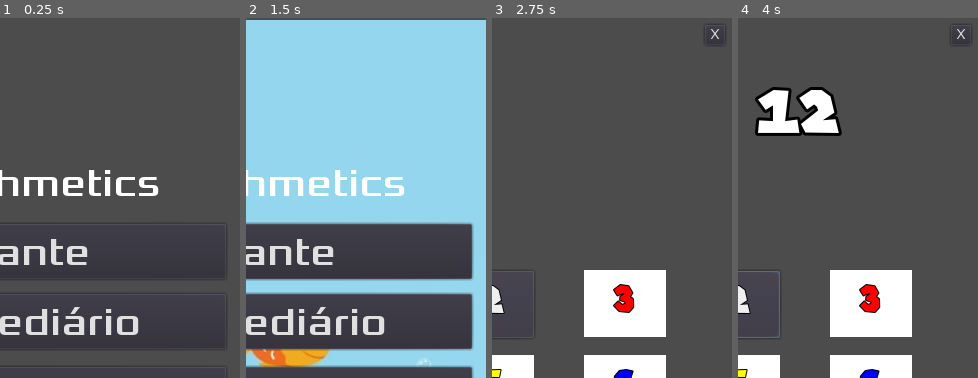
Above: before the commit, frames 1-4 (left to right).
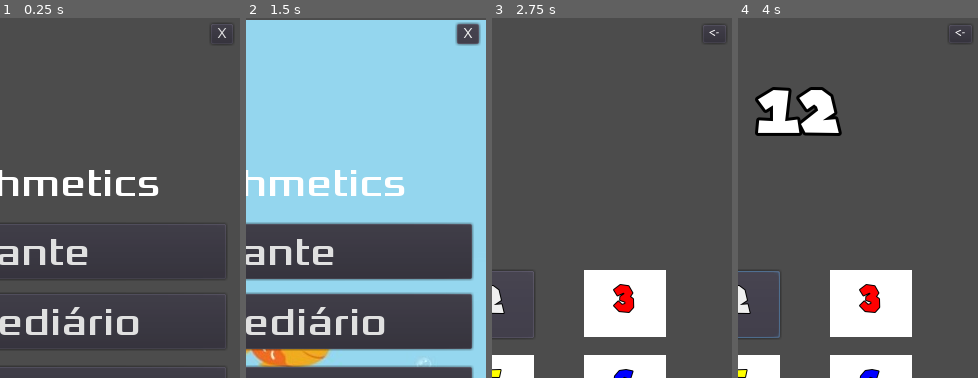
Above: after the commit, the same moments.

Repository: leandroruisjbv/aquarithmetics
Game: Godot game, scene res://cenas/Principal.tscn
Same seed, same stepped clock (60 frames per second), same inputs: the game is played once before the commit and once after it.
Inputs:
- Up to frame 1 (0.25 s): no input
- Up to frame 2 (1.5 s): click "Iniciante" at 0.5 s; click "X" (after the commit: "<-") at 1.25 s
- Up to frame 3 (2.75 s): click "Intermediário" at 2 s
- Up to frame 4 (4 s): click "1" at 2.75 s; click "2" at 3.5 s
The pictures show only the part of the screen within x 50-100%, y 0-50%; the shares and areas given below are measured in that part.

The runs differ from the first frame. In frame 1, less than 0.1% of the frame differs, in the area x 89-96%, y 2-7%; in frame 2, 0.7%, in the area x 87-98%, y 1-8%; in frame 3, less than 0.1%; in frame 4, less than 0.1%.

Commit message:
Sair do jogo
Foi criado um botão pra sair do jogo

Diff:
--- a/cenas/HUD.tscn
+++ b/cenas/HUD.tscn
@@ -1,11 +1,16 @@
-[gd_scene load_steps=4 format=2]
+[gd_scene load_steps=6 format=2]
 
 [ext_resource path="res://assets/Xolonium-Regular.ttf" type="DynamicFontData" id=1]
 [ext_resource path="res://scripts/HUD.gd" type="Script" id=2]
+[ext_resource path="res://assets/SuperMario256.ttf" type="DynamicFontData" id=3]
 
 [sub_resource type="DynamicFont" id=1]
 size = 40
 font_data = ExtResource( 1 )
+
+[sub_resource type="DynamicFont" id=2]
+size = 8
+font_data = ExtResource( 3 )
 
 [node name="HUD" type="CanvasLayer"]
 script = ExtResource( 2 )
@@ -97,10 +102,27 @@
 [node name="QuitGame" type="Button" parent="."]
 anchor_left = 1.0
 anchor_right = 1.0
-margin_left = -26.6742
-margin_top = 7.34161
-margin_right = -6.67419
-margin_bottom = 27.3416
+margin_left = -29.0
+margin_top = 7.0
+margin_right = -6.0
+margin_bottom = 25.0
+size_flags_horizontal = 4
+size_flags_vertical = 0
+custom_fonts/font = SubResource( 2 )
+custom_colors/font_color_disabled = Color( 1, 1, 1, 1 )
+custom_colors/font_color = Color( 1, 1, 1, 1 )
+text = "<-"
+__meta__ = {
+"_edit_use_anchors_": false
+}
+
+[node name="CloseApp" type="Button" parent="."]
+anchor_left = 1.0
+anchor_right = 1.0
+margin_left = -29.0
+margin_top = 6.0
+margin_right = -7.0
+margin_bottom = 26.0
 size_flags_horizontal = 4
 size_flags_vertical = 0
 text = "X"
@@ -116,3 +138,5 @@
 [connection signal="pressed" from="About" to="." method="_on_About_pressed"]
 [connection signal="pressed" from="Instructions" to="." method="_on_Instructions_pressed"]
 [connection signal="pressed" from="QuitGame" to="." method="_on_QuitGame_pressed"]
+[connection signal="pressed" from="CloseApp" to="." method="_on_CloseApp_pressed"]
+[connection signal="pressed" from="CloseApp" to="." method="_on_QuitGame_pressed"]
--- a/cenas/Principal.tscn
+++ b/cenas/Principal.tscn
@@ -25,6 +25,7 @@
 
 [node name="Instrucoes" parent="." instance=ExtResource( 5 )]
 [connection signal="about" from="HUD" to="." method="_on_HUD_about"]
+[connection signal="close_app" from="HUD" to="." method="_on_HUD_close_app"]
 [connection signal="instructions" from="HUD" to="." method="_on_HUD_instructions"]
 [connection signal="quit_game" from="HUD" to="." method="_on_HUD_quit_game"]
 [connection signal="start_easy" from="HUD" to="." method="_on_HUD_start_easy"]
--- a/scripts/HUD.gd
+++ b/scripts/HUD.gd
@@ -5,6 +5,7 @@
 signal start_medium
 signal start_hard
 signal quit_game
+signal close_app
 
 signal about
 signal instructions
@@ -31,6 +32,7 @@
 	$Instructions.hide()
 
 	$QuitGame.show()
+	$CloseApp.hide()
 
 func acender_luzes():
 	$Mensagens.show()
@@ -42,6 +44,7 @@
 	$Instructions.show()
 
 	$QuitGame.hide()
+	$CloseApp.show()
 
 
 func _on_Easy_pressed():
@@ -66,3 +69,8 @@
 
 func _on_About_pressed():
 	emit_signal("about")
+
+
+func _on_CloseApp_pressed():
+	emit_signal("close_app")
+	pass # Replace with function body.
--- a/scripts/Principal.gd
+++ b/scripts/Principal.gd
@@ -24,12 +24,17 @@
 	$HUD.acender_luzes()
 	pass
 
+func close_app():
+	get_tree().quit()
+	pass
+
 func quit_game():
 	$Jogador.stop()
 	$Agua.stop()
 	$HUD/Mensagens.text = "Aquarithmetics"
 	$HUD/Mensagens.show()
 	$HUD.acender_luzes()
+	#close_app()
 
 func certo_errado(txt: String):
 	pass
@@ -117,3 +122,8 @@
 	$HUD.apagar_luzes()
 	$HUD/QuitGame.hide()
 	pass # Replace with function body.
+
+
+func _on_HUD_close_app():
+	close_app()
+	pass # Replace with function body.
